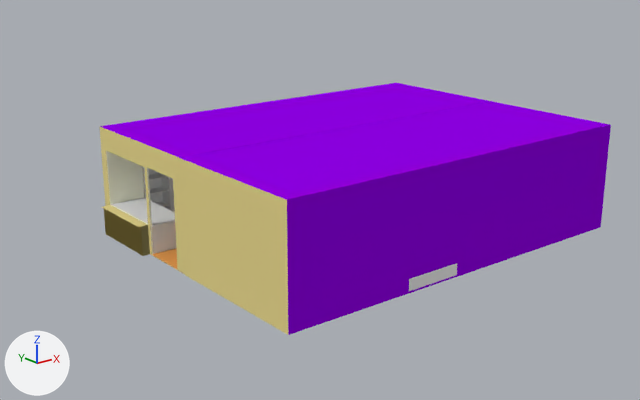
Renders of the Blender file assets/models/blender/new view.blend from each side of a commit.
One viewpoint serves both versions: a camera (50 mm lens) standing at (-31.1, -39.9, 16.5) and looking at (0.4, -0.6, 0.8). The lights are fixed; the arrows at lower left show +X, +Y and +Z.

The first picture shows 'Cube.004', 'Куб.001', 'Куб.016', 'Куб.019', 'Куб.021', 'Куб.025'.
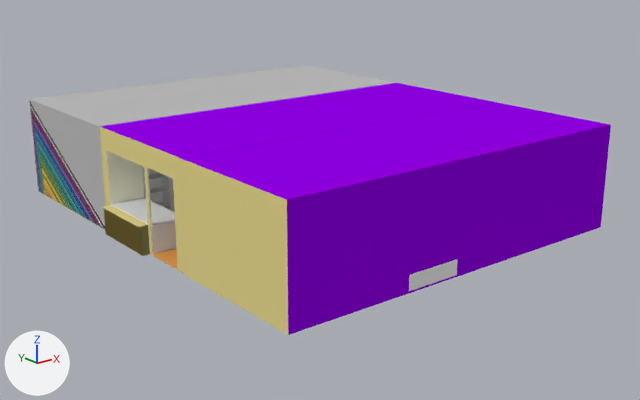
Changed parts and their boxes [x1, y1, x2, y2] in the pictures (640 x 400 px):
'my-ketchen-1', shown
    after: [29, 65, 395, 229]
'Куб.025', mesh rescaled (14% taller)
    before: [409, 263, 457, 291]
    after: [409, 259, 458, 291]

What the commit changed:
me_куб_032 has 8 vertices, 6 faces and spans x -3.55..-0.31, y -1.0..6.22, z -1.0..-0.37.
me_куб_032 is used by ob_куб_025; location (-0.46, -11.69, 1.15).
me_куб_032 part 1: the whole mesh is scaled about its middle by (1, 0.999, 1.33), then moved by (0.0, 0.0, 0.1).
Object 'my-ketchen-1' (ob_my_ketchen_1) is now shown.
